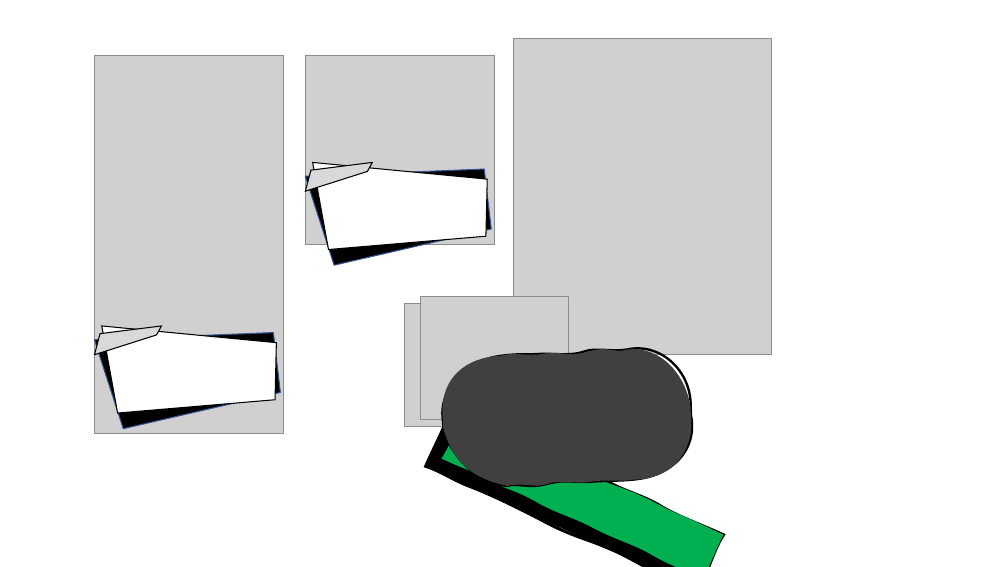
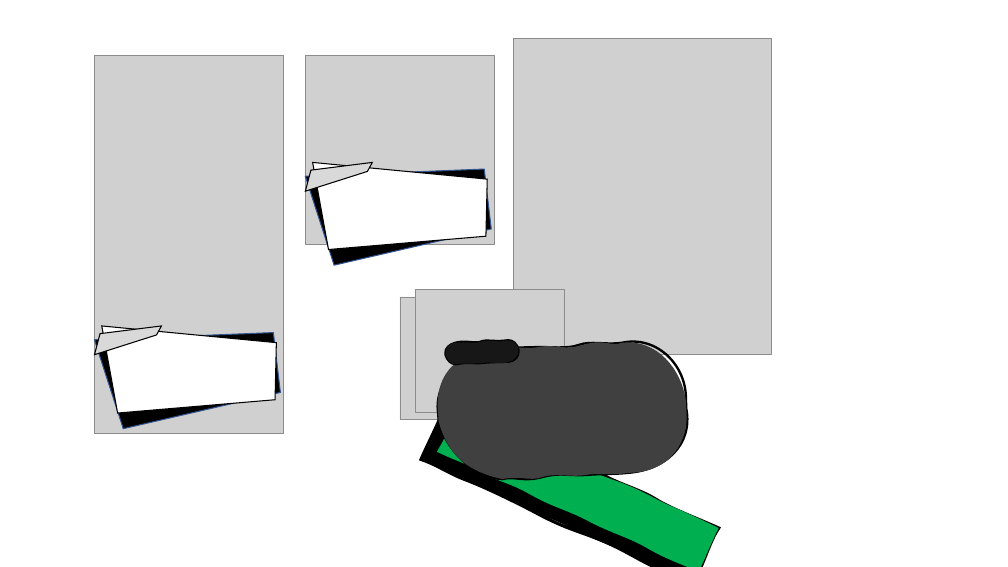
Before and after one commit to TheUltimateAbsol/bitcoin-miner, a slide deck: slide 1 of ui designs.pptx. Drawn at 1008x567 pixels with LibreOffice and Linux fonts; fonts in the diff are those of the drawing; grey boxes stand for pictures. Boxes give left, top, right and bottom in pixels: in the first picture for what was removed or moved away, otherwise in the second. Text is boxed around its words. In the diff, an @@ line names an element or a change of style, - is before the commit and + after.

```diff
--- a/ui designs.pptx
+++ b/ui designs.pptx
@@ freeform shape added at [445,340,519,365], fill #181717, outline #000000 2.25 pt @@
@@ 3 freeform shapes, 2 pictures: place and size @@
-3 freeform shapes, 2 pictures at [405,296,724,567]
+3 freeform shapes, 2 pictures at [400,290,719,567]
```
Also in this commit, not shown: 21 other files.
